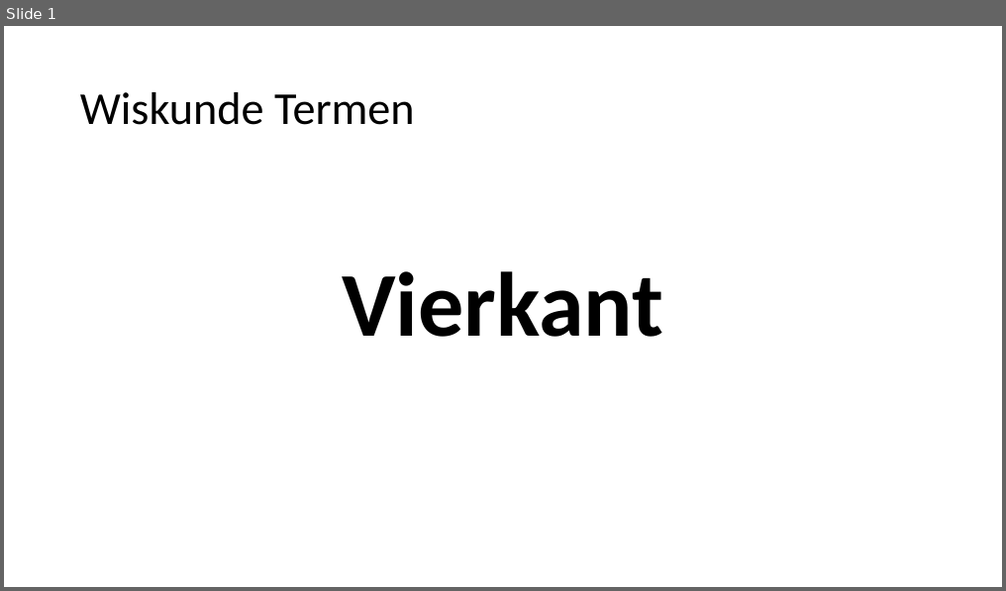
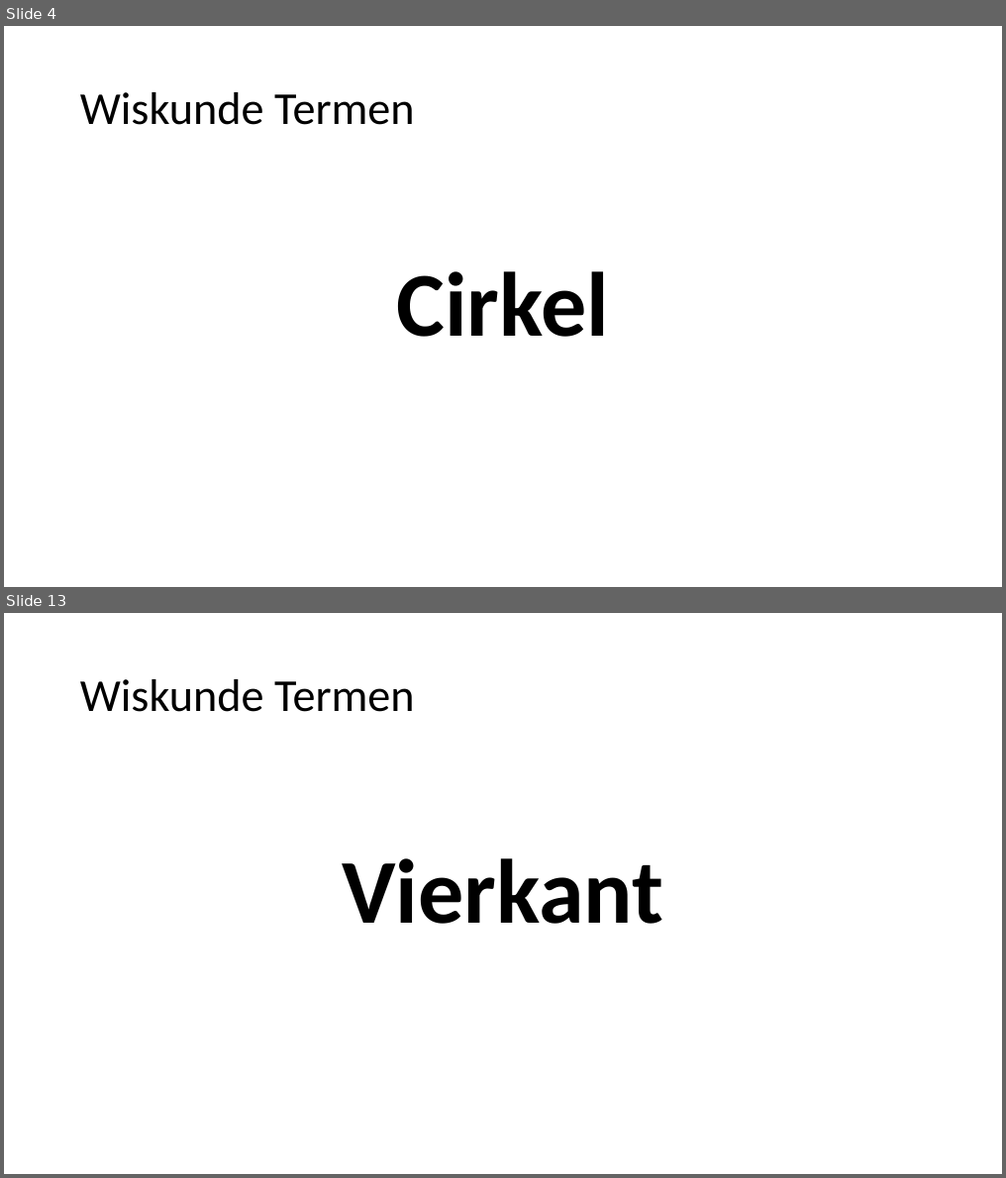
Before and after one commit to heinvinkel/wiskundetermen, a slide deck: meetkunde/AAAAMeetkunde.pptx. Shown one above the other, each under a label of ours: slide 1 before the commit, slides 4 and 13 after it; the slides between them are not shown. The pictures are 1006x591 and 1006x1178 pixels, drawn with LibreOffice and Linux fonts; fonts in the diff are those of the drawing. Boxes give left, top, right and bottom in pixels: in the first picture for what was removed or moved away, otherwise in the second. Text is boxed around its words. In the diff, an @@ line names an element or a change of style, - is before the commit and + after.

```diff
--- a/meetkunde/AAAAMeetkunde.pptx
+++ b/meetkunde/AAAAMeetkunde.pptx
@@ slide 4 added at [4,26,1002,587], background #FFFFFF @@
@@ title added at [80,92,415,125], 44 pt, text #000000 @@
+Wiskunde Termen
@@ text added at [397,272,610,337], 87.8 pt, text #000000, bold @@
+Cirkel
@@ what was slide 1 is now slide 13 @@
```
Also in this commit, not shown: 11 other slides added, 7 other files.
